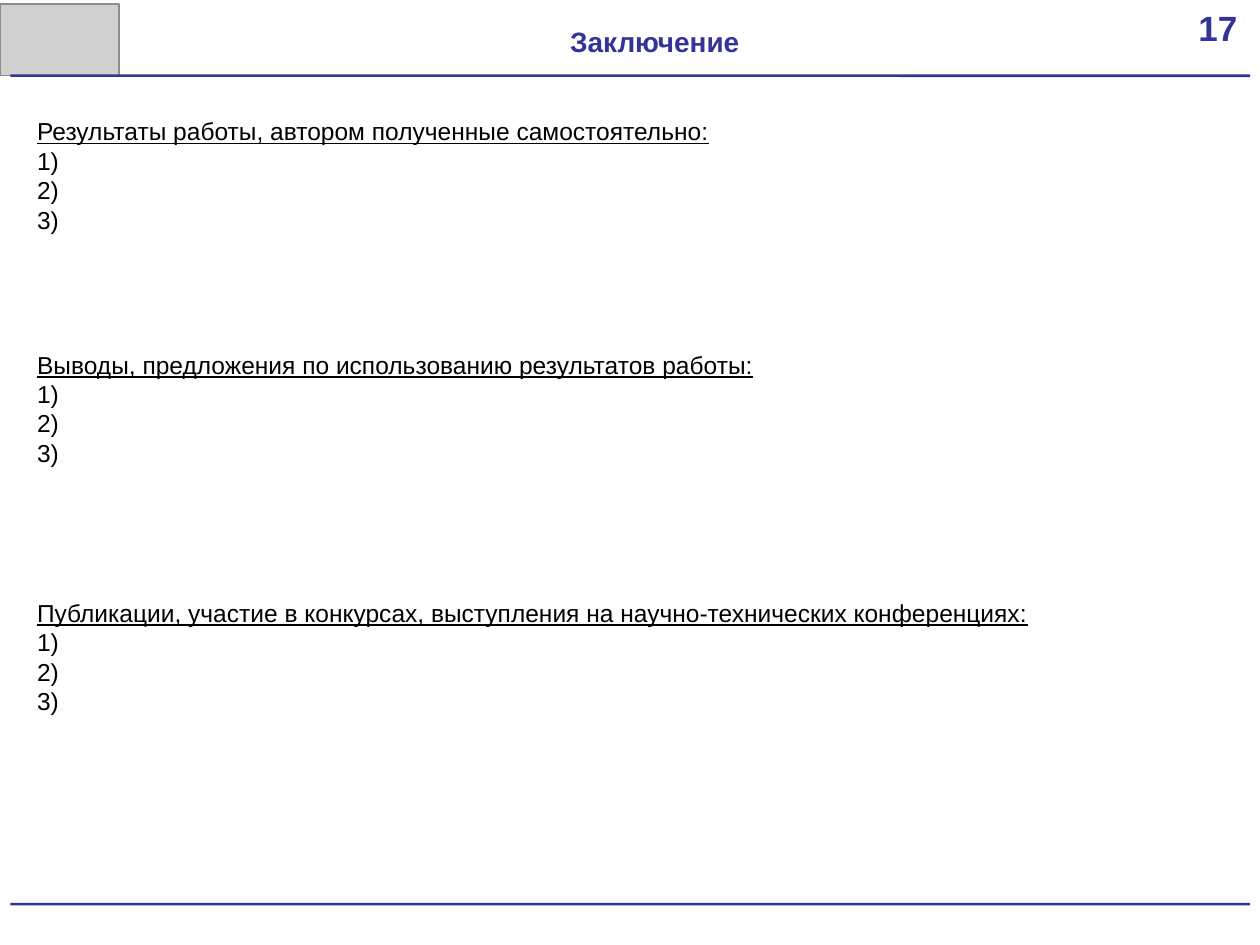
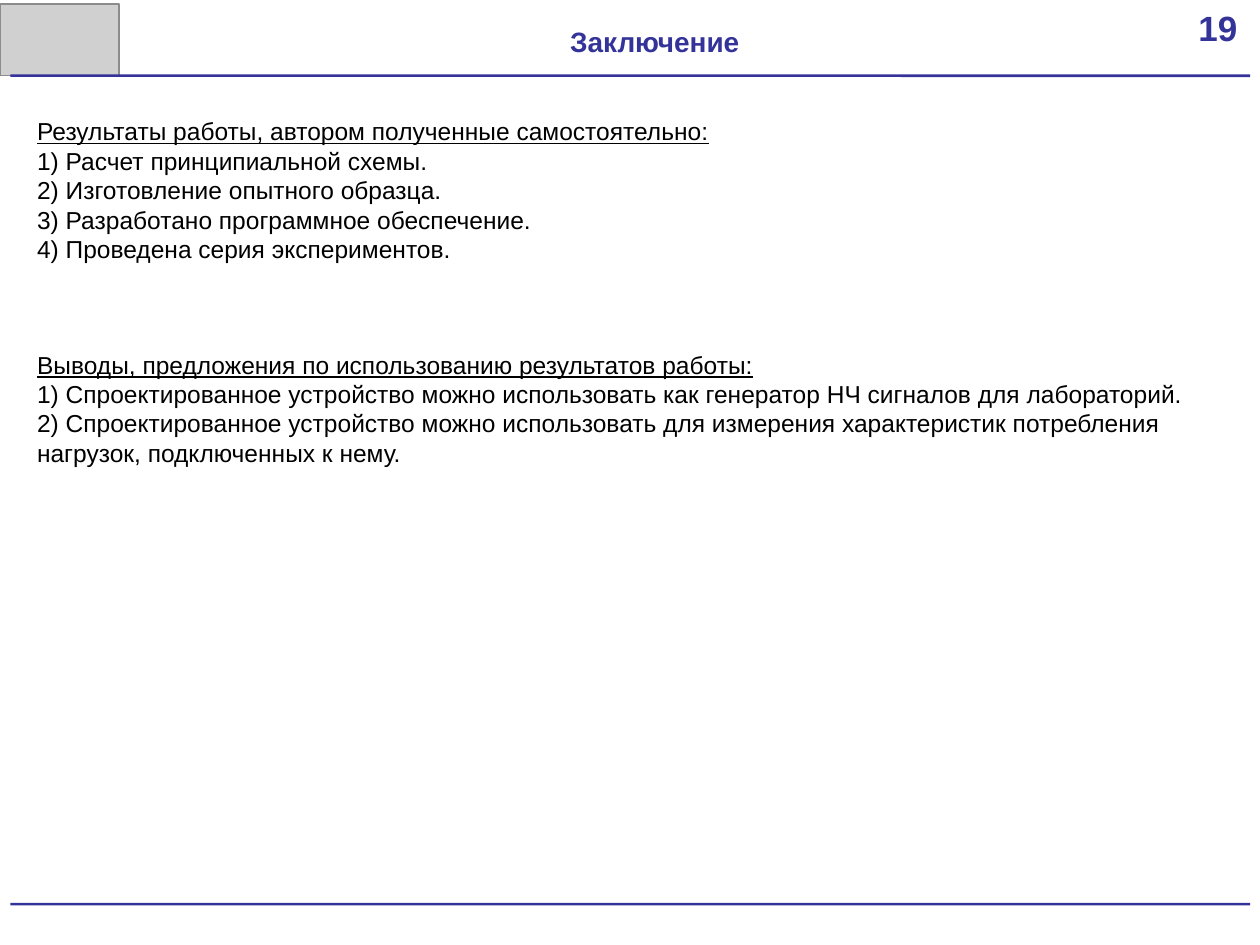
Before and after one commit to scorpion-afi/oscilator, a slide deck: slide 19 of documentation/Presentation.pptx (slide 17 before the commit). Drawn at 1260x945 pixels with LibreOffice and Linux fonts; fonts in the diff are those of the drawing; grey boxes stand for pictures. Boxes give left, top, right and bottom in pixels: in the first picture for what was removed or moved away, otherwise in the second. Text is boxed around its words. In the diff, an @@ line names an element or a change of style, - is before the commit and + after.

```diff
--- a/documentation/Presentation.pptx
+++ b/documentation/Presentation.pptx
@@ text in rectangle at bbox=[1198, 16, 1237, 42]: text changed @@
-17
+19
@@ text at bbox=[37, 151, 531, 263]: text changed @@
-1)
-2)
-3)
+1) Расчет принципиальной схемы.
+2) Изготовление опытного образца.
+3) Разработано программное обеспечение.
+4) Проведена серия экспериментов.
@@ text at bbox=[37, 384, 1182, 467]: text changed @@
-1)
-2)
-3)
+1) Спроектированное устройство можно использовать как генератор НЧ сигналов для лабораторий.
+2) Спроектированное устройство можно использовать для измерения характеристик потребления нагрузок, подключенных к нему.
@@ text removed at bbox=[37, 604, 1027, 715] @@
-Публикации, участие в конкурсах, выступления на научно-технических конференциях:
-1)
-2)
-3)
```
Also in this commit, not shown: 14 other slides changed, 3 slides added, 1 slide removed, 1 other file.
